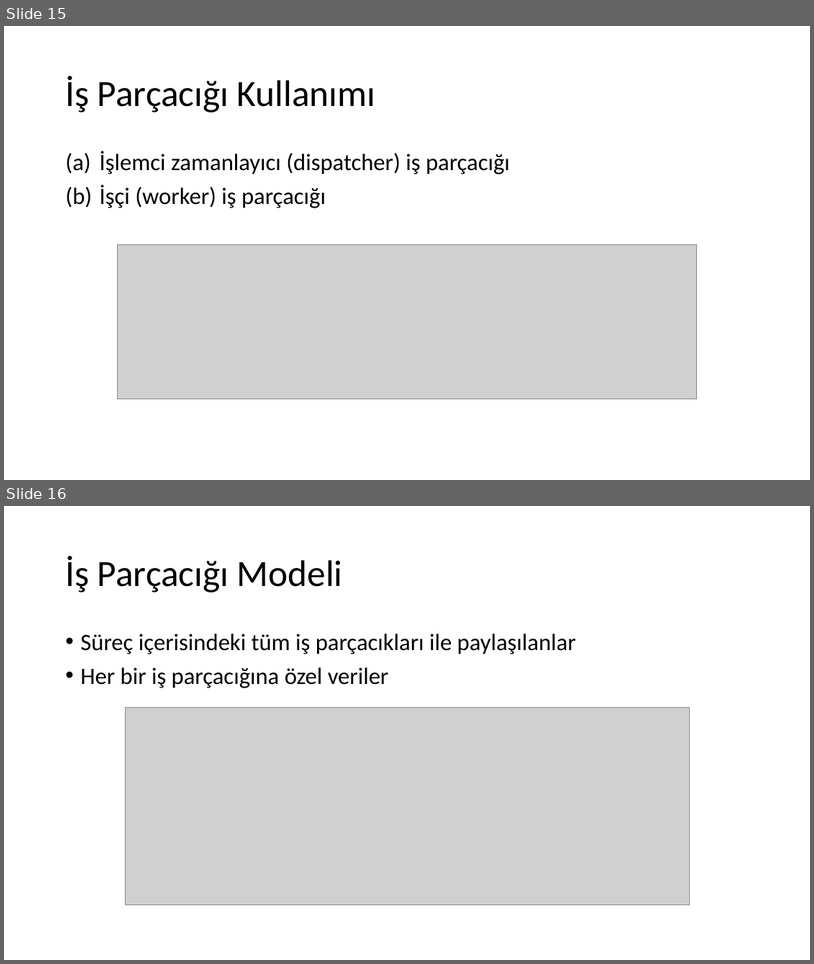
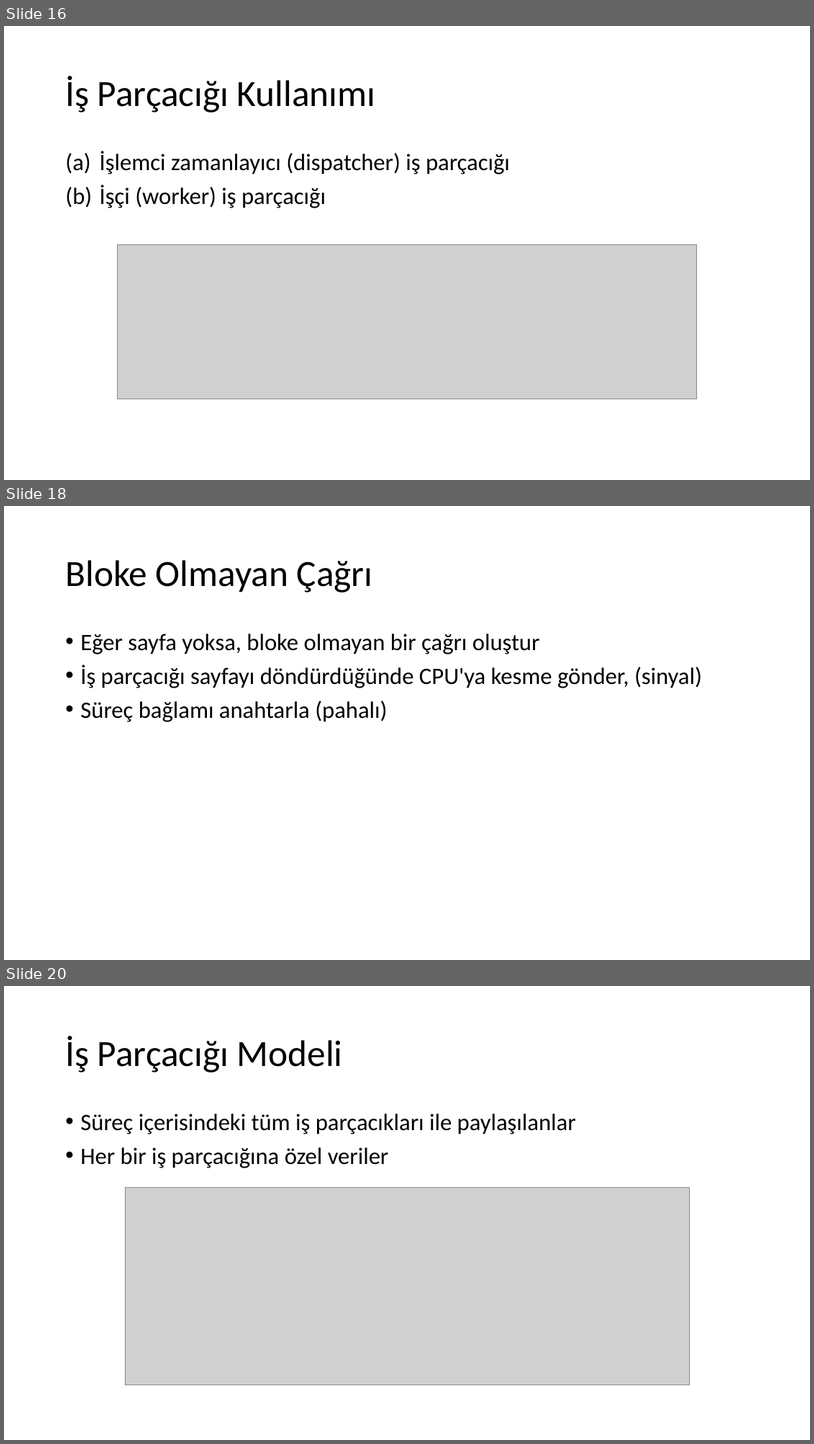
Before and after one commit to sercankulcu/sercankulcu.github.io, a slide deck: assets/teaching/os/2_Bolum_2_Surecler.pptx. Shown one above the other, each under a label of ours: slides 15 and 16 before the commit, slides 16, 18 and 20 after it; the slides between them are not shown. The pictures are 814x964 and 814x1444 pixels, drawn with LibreOffice and Linux fonts; fonts in the diff are those of the drawing; grey boxes stand for pictures. Boxes give left, top, right and bottom in pixels: in the first picture for what was removed or moved away, otherwise in the second. Text is boxed around its words. In the diff, an @@ line names an element or a change of style, - is before the commit and + after.

```diff
--- a/assets/teaching/os/2_Bolum_2_Surecler.pptx
+++ b/assets/teaching/os/2_Bolum_2_Surecler.pptx
@@ slide 18 added at [4,506,810,960], background #FFFFFF @@
@@ title added at [65,560,373,592], 44 pt, text #000000 @@
+Bloke Olmayan Çağrı
@@ text added at [80,633,702,722], 28 pt, text #000000 @@
+• Eğer sayfa yoksa, bloke olmayan bir çağrı oluştur
+• İş parçacığı sayfayı döndürdüğünde CPU'ya kesme gönder, (sinyal)
+• Süreç bağlamı anahtarla (pahalı)
@@ what was slide 15 is now slide 16 @@
@@ what was slide 16 is now slide 20 @@
```
Also in this commit, not shown: 1 slide changed, 59 other slides added, 1 slide removed, 2 other files.
